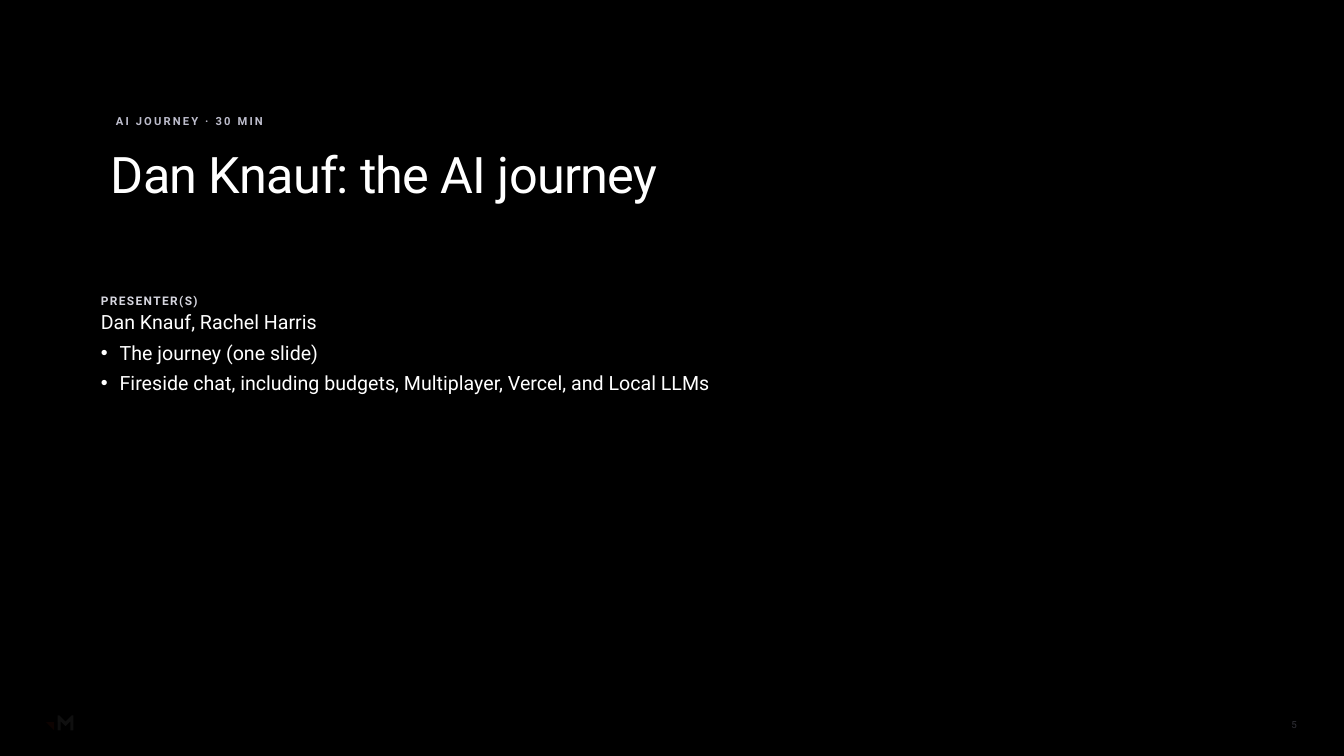
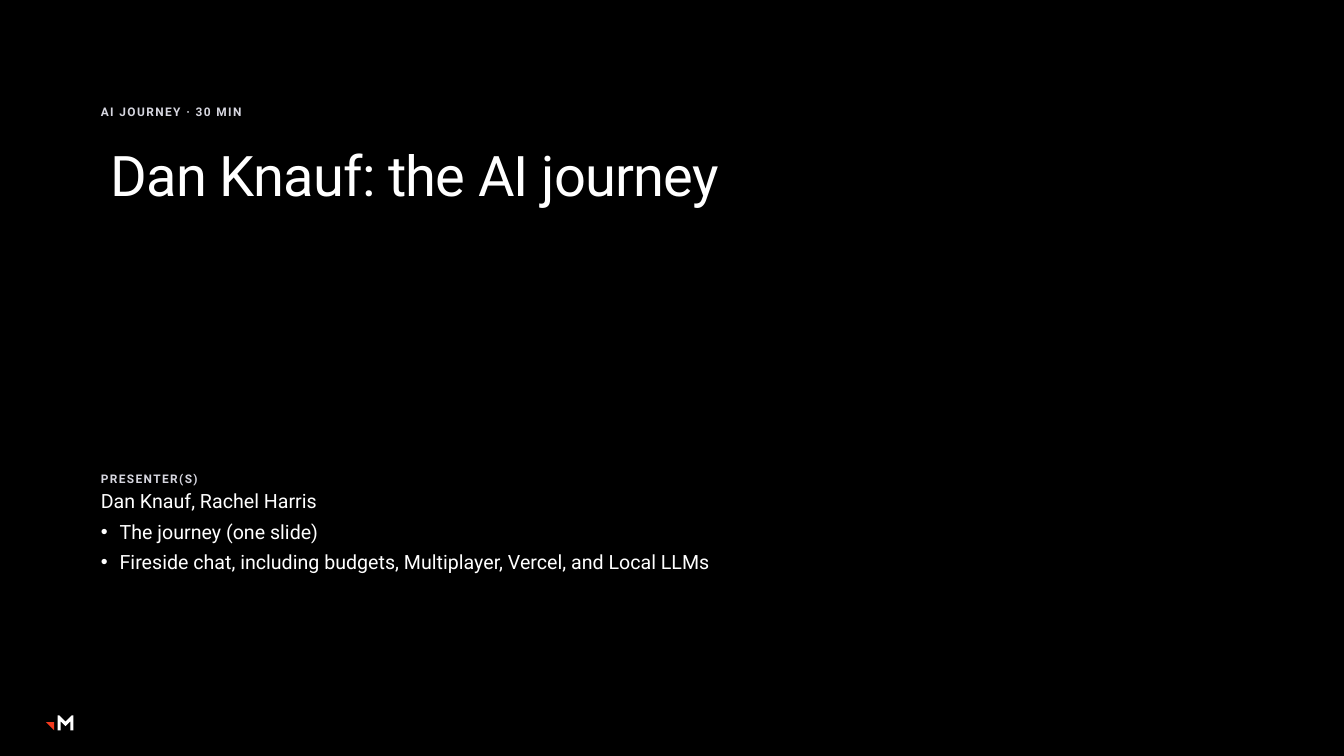
Before and after one commit to RachelHarrisMerkle/BasicMerkle, a slide deck: slide 5 of AI_Steerco_Kickoff_Shell.pptx. Drawn at 1344x756 pixels with LibreOffice and Linux fonts; fonts in the diff are those of the drawing; background and template pictures are left out; a plain dark background stands for a picture behind light text. Boxes give left, top, right and bottom in pixels: in the first picture for what was removed or moved away, otherwise in the second. Text is boxed around its words. In the diff, an @@ line names an element or a change of style, - is before the commit and + after.

```diff
--- a/AI_Steerco_Kickoff_Shell.pptx
+++ b/AI_Steerco_Kickoff_Shell.pptx
@@ rectangle removed at (0, 0, 1344, 756) @@
@@ rectangle removed at (0, 0, 1344, 756) @@
@@ rounded rectangle removed at (71, 76, 797, 458) @@
@@ text "AI JOURNEY · 30 MIN" at (101, 107, 241, 116): size 8 to 8.5 pt, text colour #BDBDCC to #D6D6DF, letter spacing 1.5 to 1 pt; less space between paragraphs; vertical alignment bottom to top @@
@@ title "Dan Knauf: the AI journey" at (111, 153, 720, 208): size 36 to 40 pt; line spacing 0.9 to 0.85 @@
@@ text "PRESENTER(S)": place and size @@
-text "PRESENTER(S)" at (101, 296, 709, 394)
+text "PRESENTER(S)" at (101, 474, 709, 573)
@@ page number removed at (1291, 721, 1297, 728) @@
-5
```
Also in this commit, not shown: 15 other slides changed.
